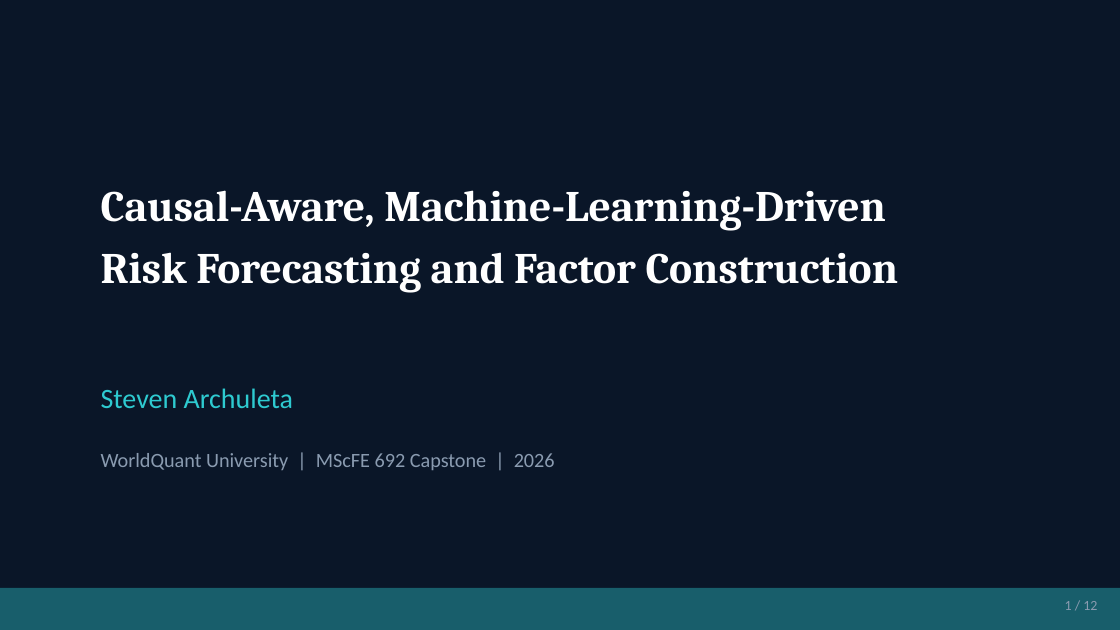
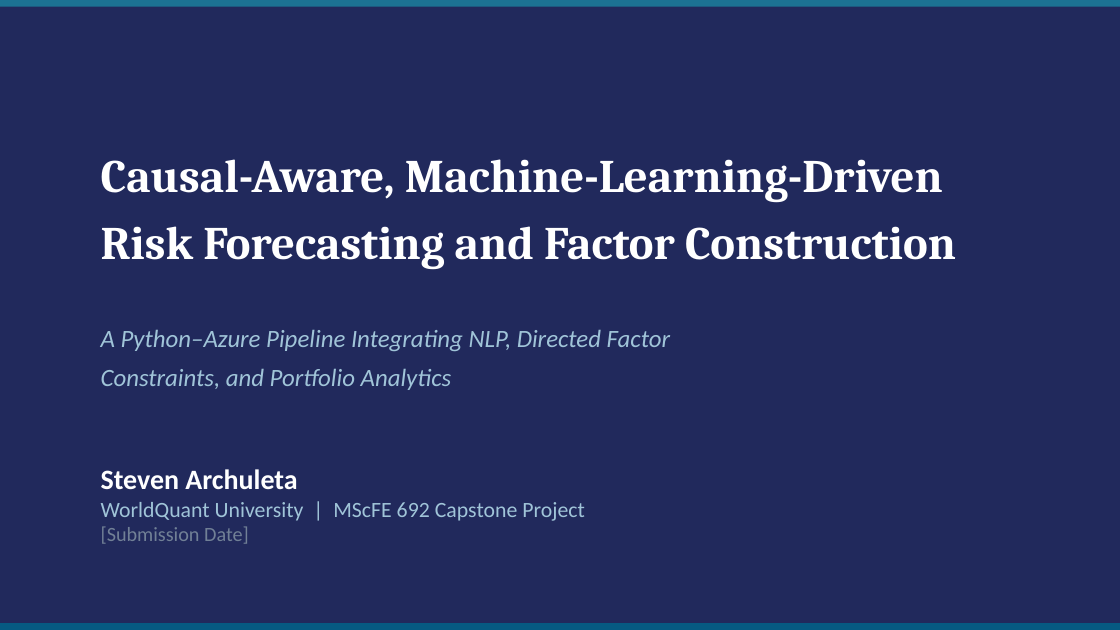
Before and after one commit to stevearchuleta/riskml-capstone, a slide deck: slide 1 of reports/MScFE_692_Capstone_Slides_Archuleta_v1.pptx. Drawn at 1120x630 pixels with LibreOffice and Linux fonts; fonts in the diff are those of the drawing. Boxes give left, top, right and bottom in pixels: in the first picture for what was removed or moved away, otherwise in the second. Text is boxed around its words. In the diff, an @@ line names an element or a change of style, - is before the commit and + after.

```diff
--- a/reports/MScFE_692_Capstone_Slides_Archuleta_v1.pptx
+++ b/reports/MScFE_692_Capstone_Slides_Archuleta_v1.pptx
@@ background #0A1628 to #21295C @@
@@ rectangle: place and size @@
-rectangle at bbox=[0, 588, 1120, 630]
+rectangle at bbox=[0, 0, 1120, 7]
@@ rectangle at bbox=[0, 0, 1120, 7]: fill #2ECAD0 at 40% opacity to #1C7293 @@
@@ text "Causal-Aware, Machine-Learning-Driven": place and size @@
-text "Causal-Aware, Machine-Learning-Driven" at bbox=[101, 190, 899, 293]
+text "Causal-Aware, Machine-Learning-Driven" at bbox=[101, 159, 956, 269]
@@ text "Causal-Aware, Machine-Learning-Driven" at bbox=[101, 159, 956, 269]: size 28 to 30 pt; line spacing 1 to 1.2; less space between paragraphs @@
@@ text added at bbox=[101, 329, 670, 390], 16 pt, text #A0C4D8, italic @@
+A Python–Azure Pipeline Integrating NLP, Directed Factor
+Constraints, and Portfolio Analytics
@@ text removed at bbox=[101, 388, 293, 408] @@
-Steven Archuleta
@@ text at bbox=[101, 469, 585, 544]: text changed; size 13 to 14 pt; text colour #8A9BB0 to #A0C4D8 @@
-WorldQuant University | MScFE 692 Capstone | 2026
+Steven Archuleta
+WorldQuant University | MScFE 692 Capstone Project
+[Submission Date]
@@ rectangle added at bbox=[0, 624, 1120, 630], fill #065A82 @@
@@ text removed at bbox=[1065, 601, 1097, 610] @@
-1 / 12
```
Also in this commit, not shown: 11 slides added, 11 slides removed, 1 other file.
